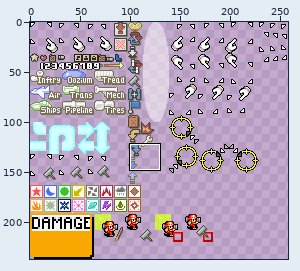
A sprite sheet gets an edit: assets/sprites/icon/icon.png. The first picture is a wide view before the edit; the outline marks the close-up.
Close-up. Before:
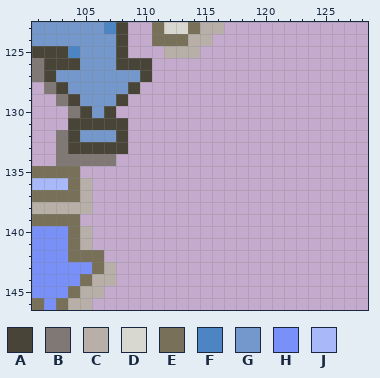
The file is 258x237 pixels. Pixels under 10% opacity are left out. Colours within 5 levels of each other are drawn and written as one. Shown: x 101..128, y 123..146.
Palette (. is transparent): A #484438  B #807874  C #b8b0a8  D #d8d8d0  E #787058  F #4c84c4  G #7498cc  H #7890f8  J #a8b8f8
Pixels before, first column x 101:
123 GGGGGGFA..EDDECC
124 GGGGGGGA..EEECC.
125 AAAFGGGA...CCC..
126 BAAAGGGAAA......
127 BAGGGGGGGA......
128 .BAGGGGGA.......
129 ..BAGGGA........
130 ...BAGA.........
131 ...AAAAA........
132 ..BAGGGA........
133 ..BAAAAA........
134 ..BBBBB.........
135 EEEE............
136 JJJEC...........
137 EEEEC...........
138 CCCCC...........
139 EEEE............
140 HHHEC...........
141 HHHEC...........
142 HHHEEE..........
143 HHHHHEC.........
144 HHHHECC.........
145 HHHECC..........
146 EHECC...........
After the commit:
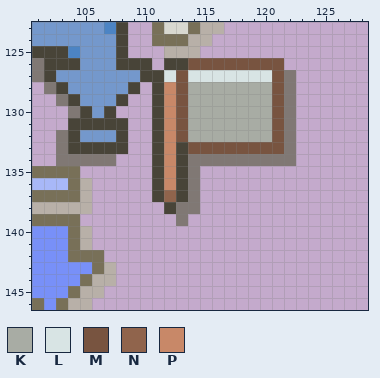
Colours new in this view: K #a8aca4  L #d8e4e4  M #785440  N #90644c  P #c88868
Commit message: :sparkles: Add Yield option to the Map Menu
The edit:
y 126: x 112..121 .......... -> AAMMMMMMMM
y 127: x 111..122 ............ -> ALMLLLLLLLMB
y 128..132: x 111..122 ............ -> APMKKKKKKKMB
y 133: x 111..122 ............ -> APAMMMMMMMMB
y 134: x 111..122 ............ -> APABBBBBBBBB
y 135..136: x 111..114 .... -> APAB
y 137: x 111..114 .... -> ANAB
y 138: x 112..114 ... -> ABB
y 139: x 113 . -> B
